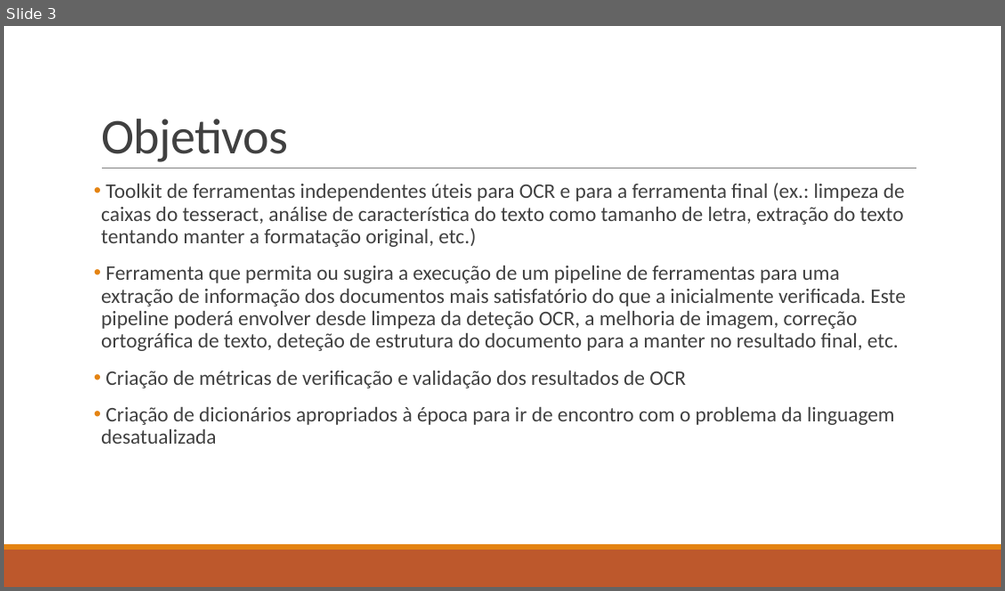
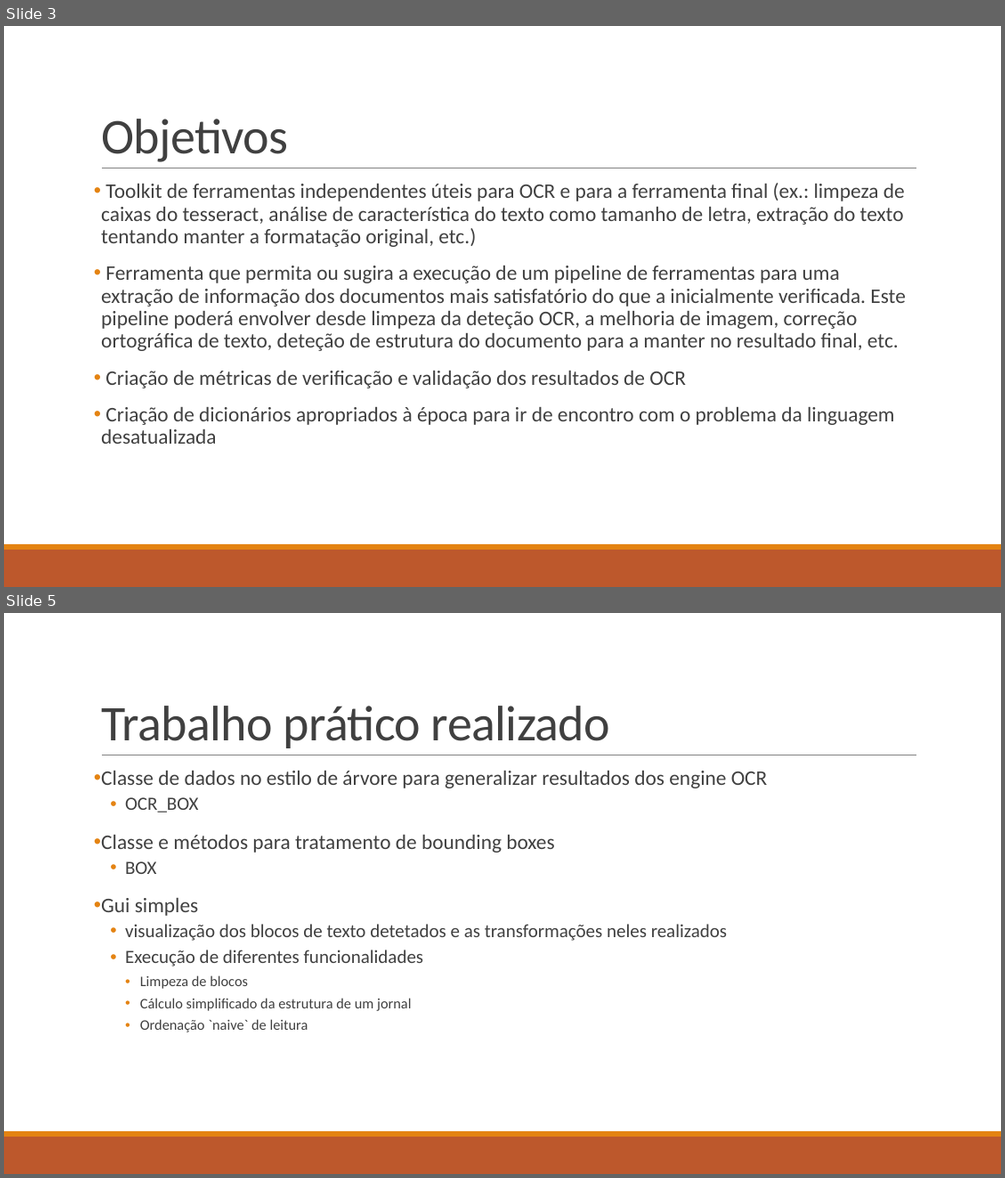
Before and after one commit to brazafonso/OCR-old_documents, a slide deck: docs/tese/apresentacao.pptx. Shown one above the other, each under a label of ours: slide 3 before the commit, slides 3 and 5 after it; the slides between them are not shown. The pictures are 1005x591 and 1005x1178 pixels, drawn with LibreOffice and Linux fonts; fonts in the diff are those of the drawing. Boxes give left, top, right and bottom in pixels: in the first picture for what was removed or moved away, otherwise in the second. Text is boxed around its words. In the diff, an @@ line names an element or a change of style, - is before the commit and + after.

```diff
--- a/docs/tese/apresentacao.pptx
+++ b/docs/tese/apresentacao.pptx
@@ slide 5 added at [4,613,1001,1174], background #FFFFFF; not listed: 3 template elements that a slide beside it also shows @@
@@ title added at [101,706,610,748], 48 pt, text #404040 @@
+Trabalho prático realizado
@@ text added at [101,771,768,1032], 20 pt, text #404040 @@
+• Classe de dados no estilo de árvore para generalizar resultados dos engine OCR
+  • OCR_BOX
+• Classe e métodos para tratamento de bounding boxes
+  • BOX
+• Gui simples
+  • visualização dos blocos de texto detetados e as transformações neles realizados
+  • Execução de diferentes funcionalidades
+    • Limpeza de blocos
+    • Cálculo simplificado da estrutura de um jornal
+    • Ordenação `naive` de leitura
```
Also in this commit, not shown: 2 slides changed, 1 slide removed, 2 other files.
